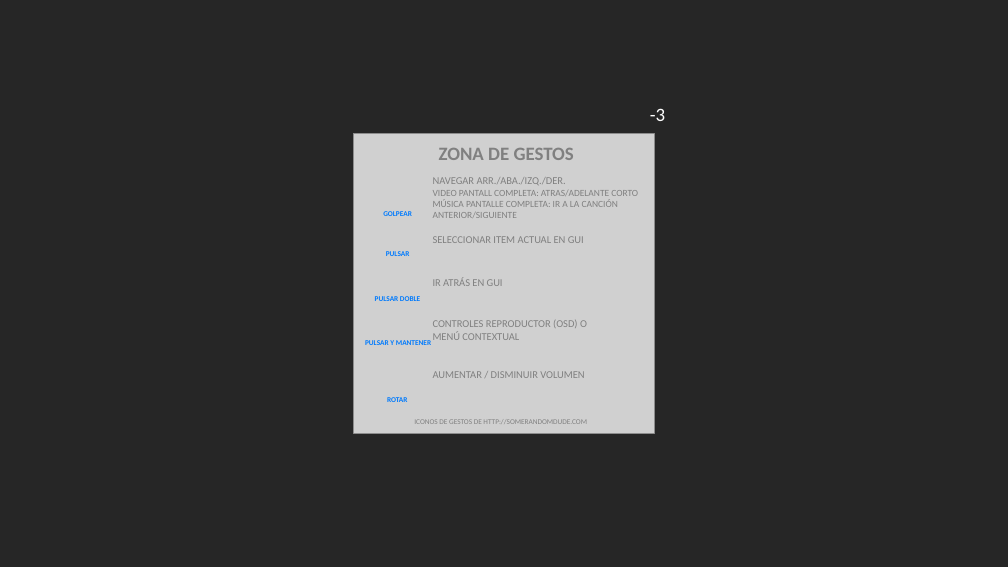
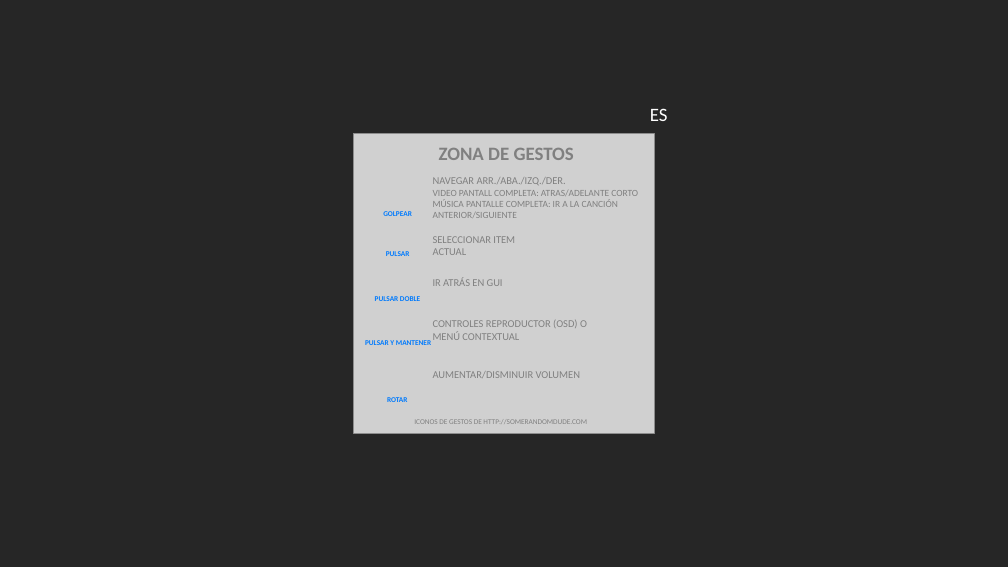
Before and after one commit to xbmc/Official-Kodi-Remote-iOS, a slide deck: slide 6 of templates/template_remote_gesture_help.pptx. Drawn at 1008x567 pixels with LibreOffice and Linux fonts; fonts in the diff are those of the drawing; grey boxes stand for pictures. Boxes give left, top, right and bottom in pixels: in the first picture for what was removed or moved away, otherwise in the second. Text is boxed around its words. In the diff, an @@ line names an element or a change of style, - is before the commit and + after.

```diff
--- a/templates/template_remote_gesture_help.pptx
+++ b/templates/template_remote_gesture_help.pptx
@@ text at (x1=650, y1=108, x2=668, y2=121): text changed @@
--3
+ES
@@ text at (x1=433, y1=236, x2=515, y2=255): text changed @@
-SELECCIONAR ITEM ACTUAL EN GUI
+SELECCIONAR ITEM ACTUAL
@@ text at (x1=433, y1=371, x2=580, y2=378): spaces changed @@
-AUMENTAR / DISMINUIR VOLUMEN
+AUMENTAR/DISMINUIR VOLUMEN
```
Also in this commit, not shown: 8 other slides changed, 6 slides added, 1 slide removed, 1 other file.
